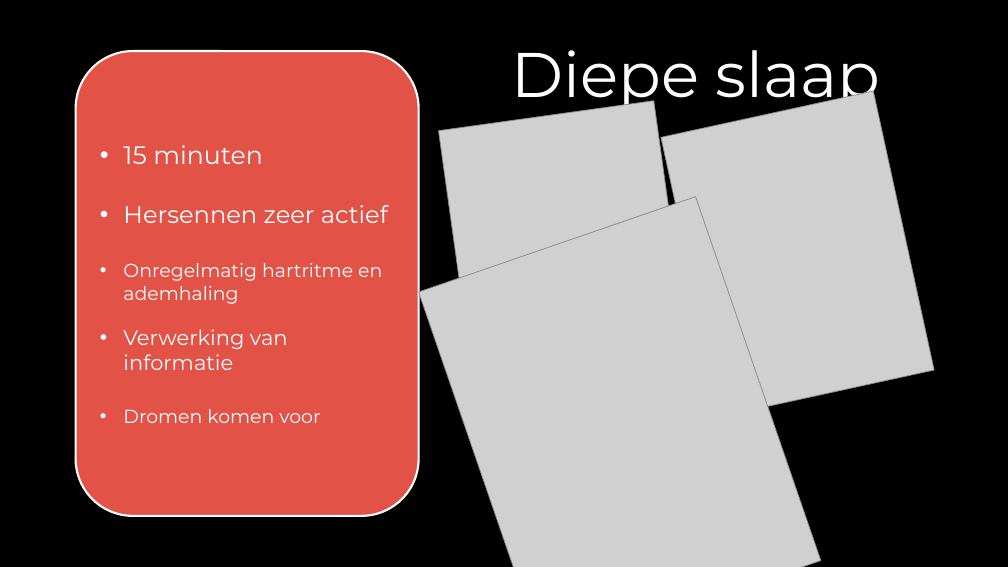
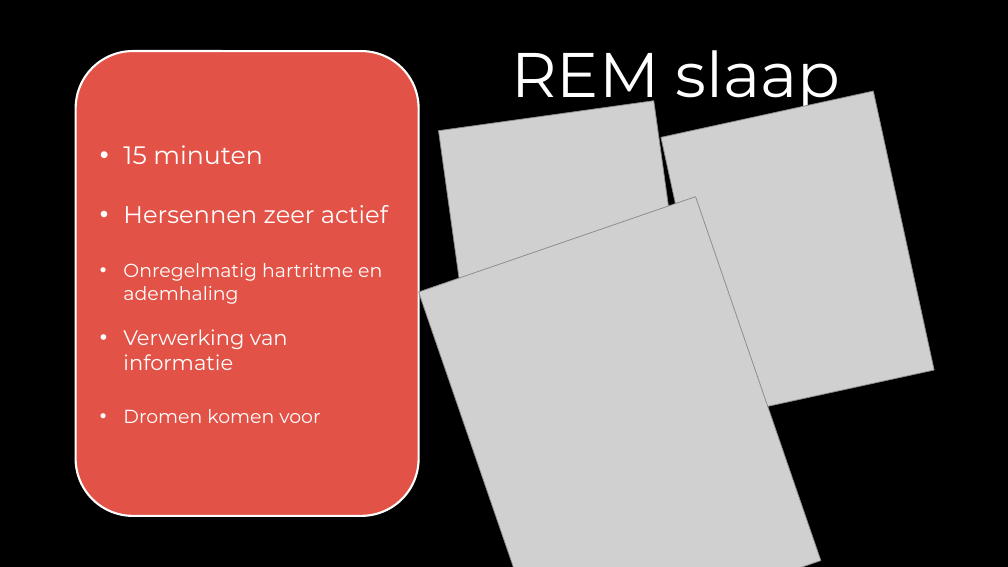
Before and after one commit to Semaradog/Periode-6, a slide deck: slide 6 of HBO Keuzedeel/Sleep.pptx. Drawn at 1008x567 pixels with LibreOffice and Linux fonts; fonts in the diff are those of the drawing; grey boxes stand for pictures; background and template pictures are left out. Boxes give left, top, right and bottom in pixels: in the first picture for what was removed or moved away, otherwise in the second. Text is boxed around its words. In the diff, an @@ line names an element or a change of style, - is before the commit and + after.

```diff
--- a/HBO Keuzedeel/Sleep.pptx
+++ b/HBO Keuzedeel/Sleep.pptx
@@ text at [511, 50, 841, 112]: text changed @@
-Diepe slaap
+REM slaap
```
Also in this commit, not shown: 11 other files.
